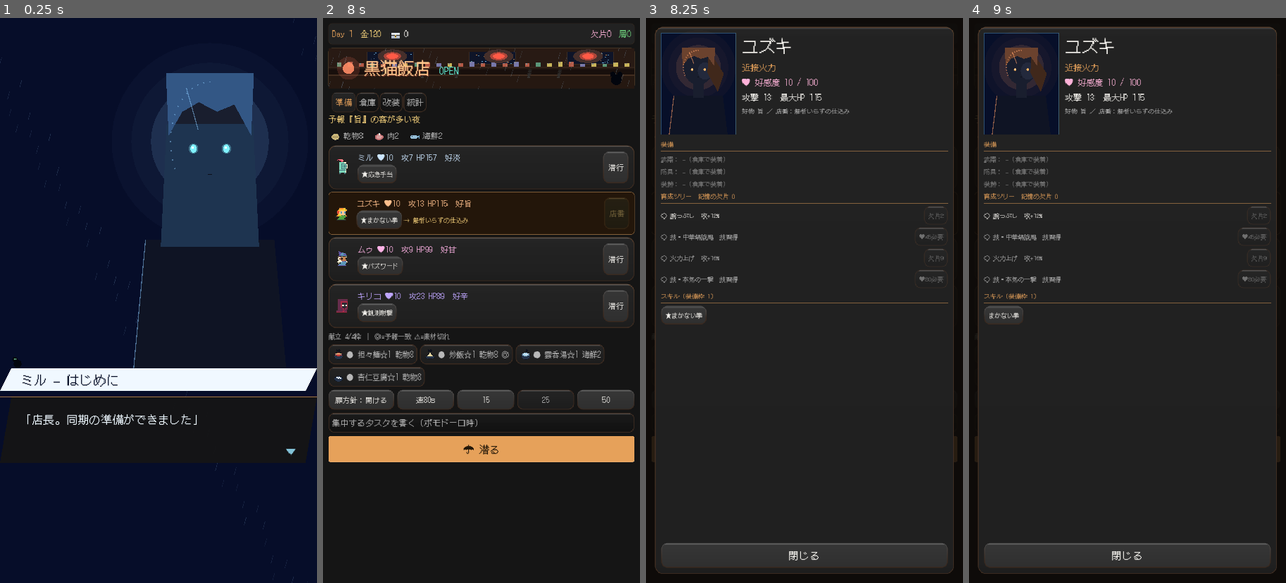
Above: before the commit, frames 1-4 (left to right).
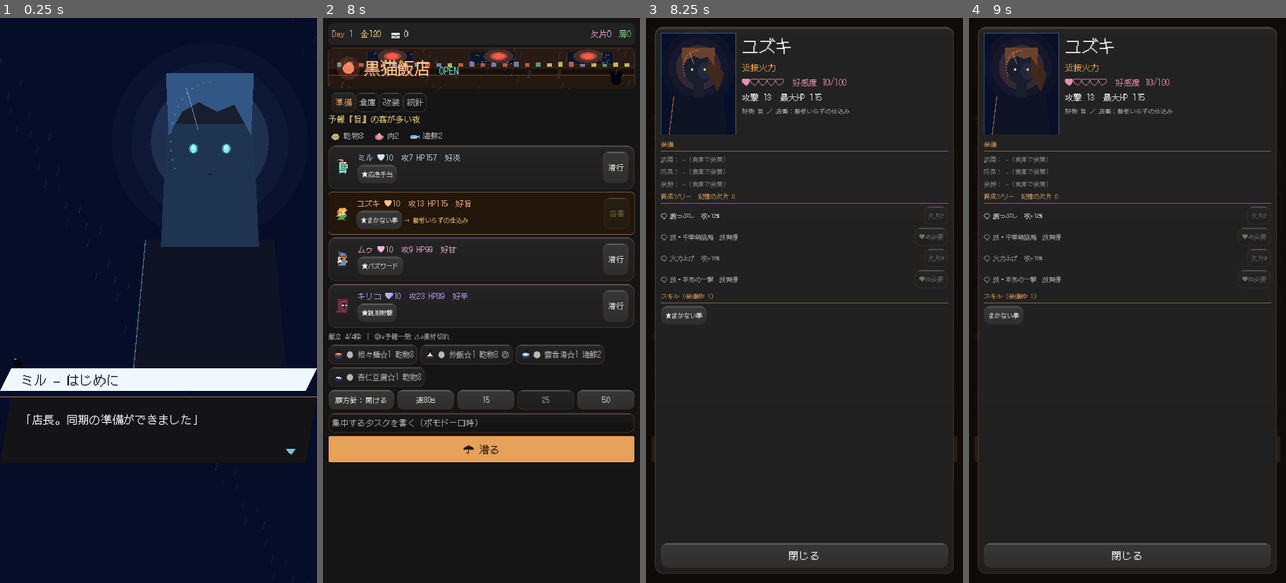
Above: after the commit, the same moments.

Repository: Conata/Pomodoro
Game: Godot game, scene res://main.tscn
The game is run twice, just before and just after one commit, with the same random seed, the same clock (stepped at 60 frames per second) and the same inputs. Sound files missing from this copy of the repository are replaced by a short silence.
Inputs (mouse positions are in pixels of both pictures, inside the frame that each line leads up to):
- Up to frame 1 (0.25 s): no input
- Up to frame 2 (8 s): click (481, 424) at 0.52 s; type "12" at 0.6 s; click (345, 164) at 1.27 s; click (345, 215) at 2.02 s; click (345, 260) at 2.77 s; click (342, 306) at 3.52 s; click "★応急手当" at 4.25 s; click "潜行" at 5 s; click "★まかない拳" at 5.75 s; click "まかない拳" at 6.5 s; click "潜行" at 7.25 s
- Up to frame 3 (8.25 s): click (665, 215) at 8.02 s
- Up to frame 4 (9 s): click (991, 306) at 8.77 s

Frames 1-2 are identical in both runs. In frame 3, 0.3% of the frame differs, in the area x 30-64%, y 10-13%; in frame 4, 0.3%.

Commit message:
Step2-h: キャラ詳細の好感度をハート表示に（リファレンス準拠）
ステータス画面の「♥ 好感度 N/100」を ♥♥♥♡♡ の5ハート＋数値へ。
キャラ詳細リファレンスの見た目に寄せる小改善。

Diff:
--- a/main.gd
+++ b/main.gd
@@ -679,7 +679,9 @@
 	status_name.text = String(g["name"])
 	_clear(status_head)
 	status_head.add_child(_label(String(g["role"]), TYPE_BODY, COL_WARM))
-	status_head.add_child(_label("♥ 好感度 %d / 100" % sim.aff(id), TYPE_BODY, Color(1.0, 0.7, 0.85)))
+	var hearts: int = clampi(int(round(sim.aff(id) / 20.0)), 0, 5)
+	status_head.add_child(_label("♥".repeat(hearts) + "♡".repeat(5 - hearts) + "  好感度 %d/100" % sim.aff(id),
+			TYPE_BODY, Color("e88fb0")))
 	status_head.add_child(_label("攻撃 %d　最大HP %d" % [int(sim.girl_atk(id)), int(sim.girl_maxhp(id))], TYPE_BODY))
 	var fav := _label("好物 %s ／ 店番：%s" % [g["fav"], g["synergy"]], TYPE_SMALL, COL_DIM)
 	fav.autowrap_mode = TextServer.AUTOWRAP_OFF
